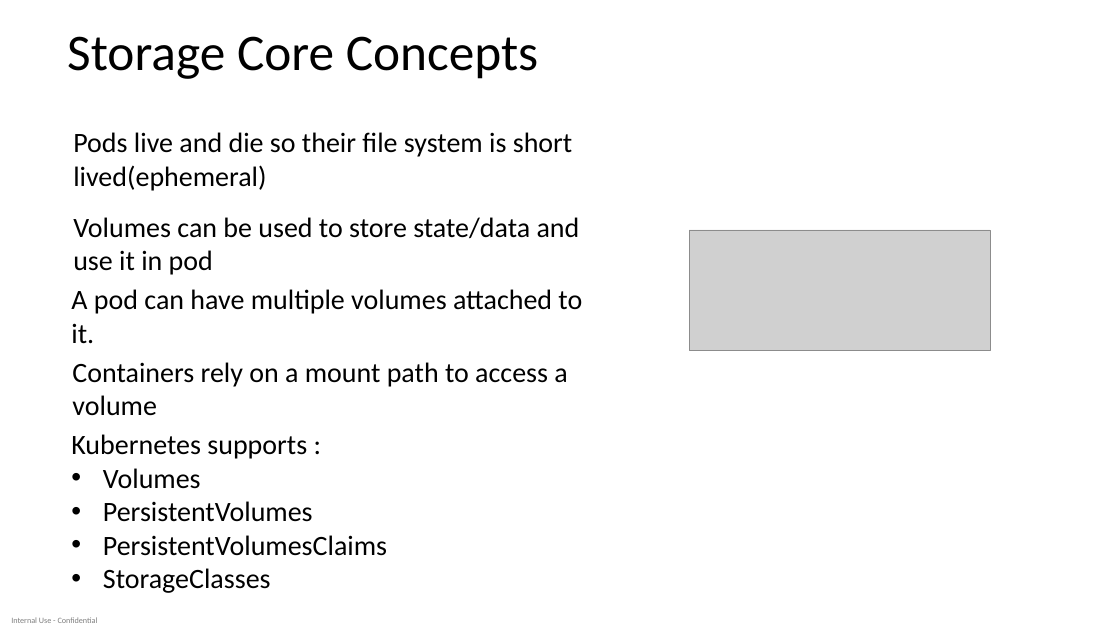
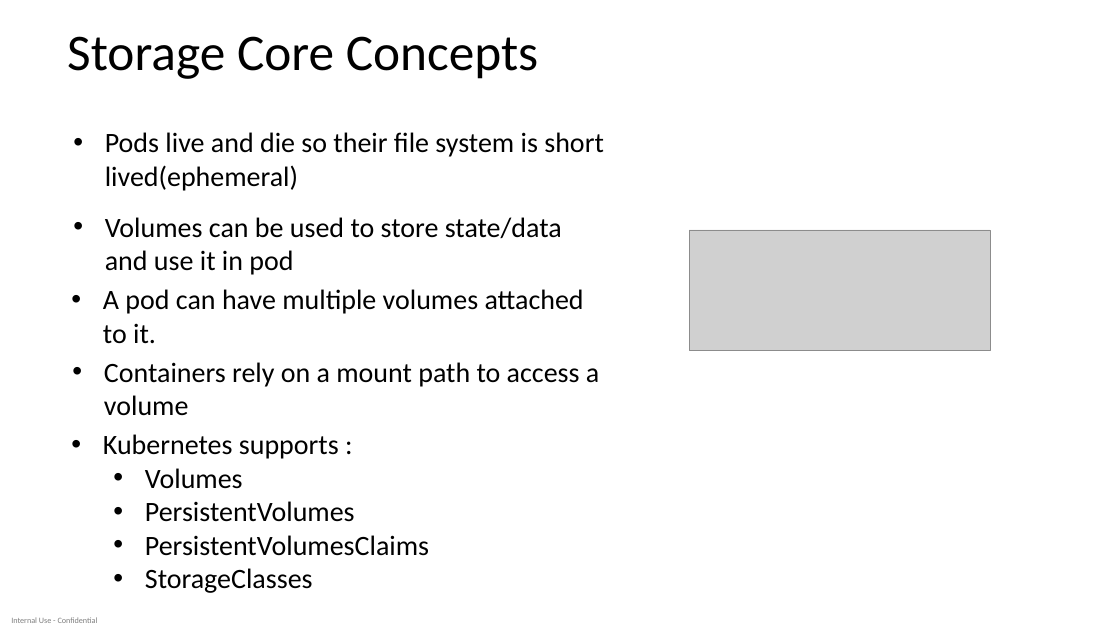
Before and after one commit to dteskubernetesworkshop/spring-boot-k8s-workshop, a slide deck: slide 10 of slides/k8 workshop deck-Day-2 -v 1.0.pptx (slide 9 before the commit). Drawn at 1120x630 pixels with LibreOffice and Linux fonts; fonts in the diff are those of the drawing; grey boxes stand for pictures. Boxes give left, top, right and bottom in pixels: in the first picture for what was removed or moved away, otherwise in the second. Text is boxed around its words. In the diff, an @@ line names an element or a change of style, - is before the commit and + after.

```diff
--- a/slides/k8 workshop deck-Day-2 -v 1.0.pptx
+++ b/slides/k8 workshop deck-Day-2 -v 1.0.pptx
@@ bullet none to • in 4 elements at [105, 132, 604, 191], [105, 217, 562, 275], [103, 289, 584, 344], [104, 362, 599, 416] @@
@@ text "Kubernetes supports :" at [103, 434, 429, 593]: bullet none to •; list level 1 to 2 in "Volumes"; list level 1 to 2 in "PersistentVolumes"; list level 1 to 2 in "PersistentVolumesClaims"; list level 1 to 2 in "StorageClasses" @@
```
Also in this commit, not shown: 2 other slides changed, 14 slides added, 4 slides removed.
